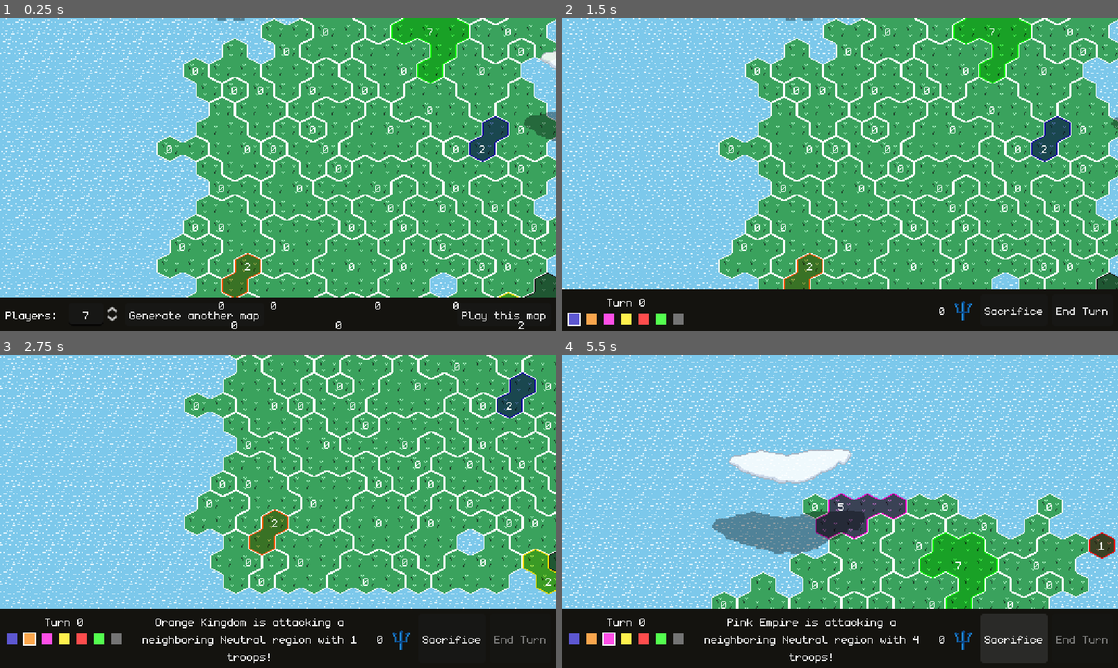
Above: before the commit, frames 1-4 (two rows, left to right).
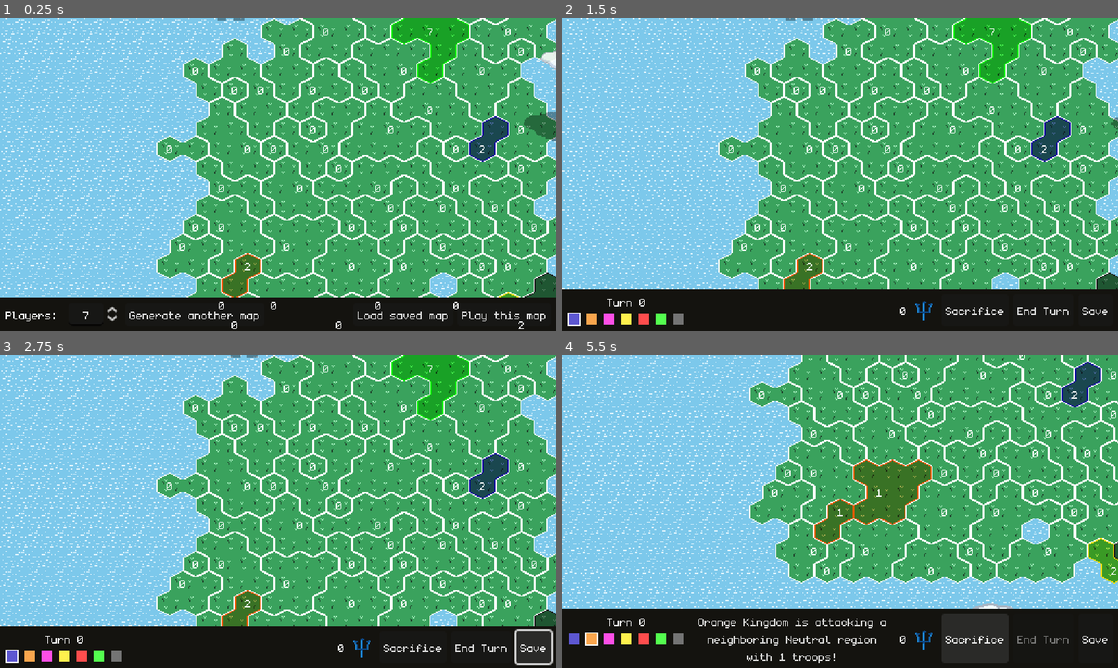
Above: after the commit, the same moments.

Repository: feored/LD54
Game: Godot game, scene res://scenes/main.tscn
The game is run twice, just before and just after one commit, with the same random seed, the same clock (stepped at 60 frames per second) and the same inputs.
Inputs (mouse positions are in pixels of both pictures, inside the frame that each line leads up to):
- Up to frame 1 (0.25 s): no input
- Up to frame 2 (1.5 s): click (962, 315) at 0.5 s, where only the run after the commit has a clickable "Load saved map"; click "Play this map" at 1.25 s
- Up to frame 3 (2.75 s): click (533, 646) at 2 s, where only the run after the commit has a clickable "Save"
- Up to frame 4 (5.5 s): click "Sacrifice" at 2.75 s; click (1045, 646) at 3.5 s, where only the run after the commit has a clickable "End Turn"; click "Sacrifice" at 4.25 s; click "Sacrifice" at 5 s

The runs differ from the first frame. In frame 1, 0.1% of the frame differs, in the area x 64-81%, y 93-97%; in frame 2, 0.3%; in frame 3, 35%; in frame 4, 52%, in the area x 0-100%, y 0-99%.
Error after the commit: Attempt to call function 'get_line' in base 'null instance' on a null instance. (res://scenes/main.gd:332)

Commit message:
add save/load

Diff:
--- a/scenes/main.gd
+++ b/scenes/main.gd
@@ -311,3 +311,57 @@
 
 func _on_sacrifice_button_pressed():
 	self.is_sacrificing = true
+
+func save():
+	var saved_state = {
+		"teams": self.teams,
+		"tiles": {},
+		"regions": {}
+	}
+	for coords in self.world.tiles:
+		saved_state.tiles[var_to_str(coords)] = self.world.tiles[coords].get_save_data()
+	for region in self.world.regions:
+		saved_state.regions[region] = self.world.regions[region].get_save_data()
+	var save_game = FileAccess.open("user://savegame.json", FileAccess.WRITE)
+	save_game.store_line(JSON.stringify(saved_state))
+	save_game.close()
+
+
+func load_saved_game():
+	var save_game = FileAccess.open("user://savegame.json", FileAccess.READ)
+	var saved_state = JSON.parse_string(save_game.get_line())
+	save_game.close()
+	self.world.clear_island()
+	self.teams = saved_state.teams
+	load_tiles(saved_state.tiles)
+	load_regions(saved_state.regions)
+
+
+
+func load_tiles(tiles):
+	for coords_string in tiles:
+		var parsed_tile = tiles[coords_string]
+		var coords = str_to_var(coords_string)
+		var borders = {}
+		for border_str in parsed_tile.borders:
+			borders[int(border_str)] = parsed_tile.borders[border_str]
+		self.world.add_tile(coords, parsed_tile.team, borders)
+
+func load_regions(regions):
+	for region_id_str in regions:
+		var saved_region = regions[region_id_str]
+		var region_id = int(region_id_str)
+		var region = self.world.create_region(region_id)
+		for coords_str in saved_region.tiles:
+			var coords = str_to_var(coords_str)
+			region.add_tile(coords, self.world.tiles[coords])
+		region.set_team(saved_region.team)
+		region.set_units(saved_region.units)
+		self.world.regions[region_id] = region
+		self.world.region_update_label(region)
+
+func _on_save_button_pressed():
+	save()
+
+func _on_load_btn_pressed():
+	load_saved_game()
--- a/scenes/main.tscn
+++ b/scenes/main.tscn
@@ -80,6 +80,7 @@
 [node name="UI" type="CanvasLayer" parent="."]
 unique_name_in_owner = true
 layer = 2
+visible = false
 
 [node name="Panel" type="PanelContainer" parent="UI"]
 anchors_preset = 12
@@ -162,9 +163,12 @@
 theme_override_styles/focus = SubResource("StyleBoxEmpty_u2eju")
 text = "End Turn"
 
+[node name="SaveButton" type="Button" parent="UI/Panel/MarginContainer/HBoxContainer"]
+layout_mode = 2
+text = "Save"
+
 [node name="SelectionUI" type="CanvasLayer" parent="."]
 unique_name_in_owner = true
-visible = false
 
 [node name="PanelContainer" type="PanelContainer" parent="SelectionUI"]
 anchors_preset = 12
@@ -210,12 +214,18 @@
 layout_mode = 2
 text = "Generate another map"
 
+[node name="LoadBtn" type="Button" parent="SelectionUI/PanelContainer/MarginContainer/HBoxContainer"]
+layout_mode = 2
+text = "Load saved map"
+
 [node name="PlayBtn" type="Button" parent="SelectionUI/PanelContainer/MarginContainer/HBoxContainer"]
 layout_mode = 2
 text = "Play this map"
 
 [connection signal="pressed" from="UI/Panel/MarginContainer/HBoxContainer/HBoxContainer/SacrificeContainer/SacrificeButton" to="." method="_on_sacrifice_button_pressed"]
 [connection signal="pressed" from="UI/Panel/MarginContainer/HBoxContainer/TurnButton" to="." method="_on_turn_button_pressed"]
+[connection signal="pressed" from="UI/Panel/MarginContainer/HBoxContainer/SaveButton" to="." method="_on_save_button_pressed"]
 [connection signal="value_changed" from="SelectionUI/PanelContainer/MarginContainer/HBoxContainer/HBoxContainer/TeamNum" to="." method="_on_team_num_value_changed"]
 [connection signal="pressed" from="SelectionUI/PanelContainer/MarginContainer/HBoxContainer/HBoxContainer/GenerateBtn" to="." method="_on_generate_btn_pressed"]
+[connection signal="pressed" from="SelectionUI/PanelContainer/MarginContainer/HBoxContainer/LoadBtn" to="." method="_on_load_btn_pressed"]
 [connection signal="pressed" from="SelectionUI/PanelContainer/MarginContainer/HBoxContainer/PlayBtn" to="." method="_on_play_btn_pressed"]
--- a/ui/EscMenu.gd
+++ b/ui/EscMenu.gd
@@ -7,7 +7,7 @@
 
 
 # Called every frame. 'delta' is the elapsed time since the previous frame.
-func _process(delta):
+func _process(_delta):
 	pass
 
 
--- a/world/gen.gd
+++ b/world/gen.gd
@@ -306,3 +306,21 @@
 	for region in regions_used:
 		regions[region].set_used(false)
 	regions_used.clear()
+
+func reset():
+	for coords in self.tiles:
+		self.regions[self.tiles[coords].region].tiles.erase(coords)
+		self.tiles.erase(coords)
+	for region in self.regions:
+		self.regions[region].delete()
+		self.regions.erase(region)
+	self.regions_used = []
+
+func add_tile(coords, team, borders):
+	if self.tiles.has(coords):
+		print("Error: cell already exists at " + str(coords))
+		return
+	var new_tile = tile.instantiate()
+	new_tile.init_cell(coords, self.coords_to_pos(coords), Constants.TILE_GRASS, team, borders)
+	self.add_child(new_tile)
+	tiles[coords] = new_tile
--- a/world/region.gd
+++ b/world/region.gd
@@ -28,7 +28,6 @@
 
 
 func update_display():
-	#print("Region " + str(self.id) + " has " + str(self.units) + " units")
 	self.label.set_text(str(self.units))
 
 
@@ -83,3 +82,14 @@
 
 func reset_tiles():
 	self.tiles.clear()
+
+func get_save_data():
+	var saved_state = {
+		"id": self.id,
+		"team": self.team,
+		"tiles": [],
+		"units": self.units
+	}
+	for coords in self.tiles:
+		saved_state.tiles.append(var_to_str(coords))
+	return saved_state
--- a/world/tile.gd
+++ b/world/tile.gd
@@ -92,3 +92,11 @@
 	else:
 		self.modulate = self.lighter_color
 		self.tween.kill()
+
+func get_save_data():
+	return {
+		"coords": var_to_str(self.coords),
+		"team": self.team,
+		"borders": self.borders,
+		"region": self.region
+	}
